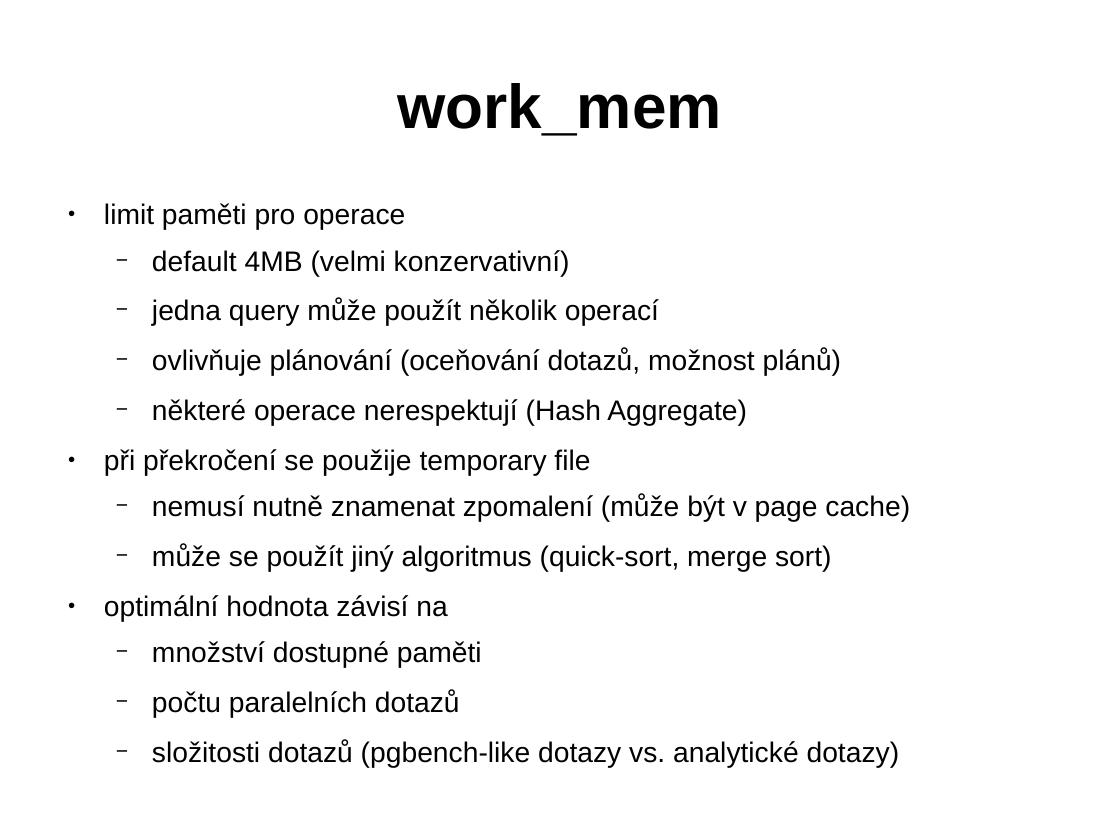
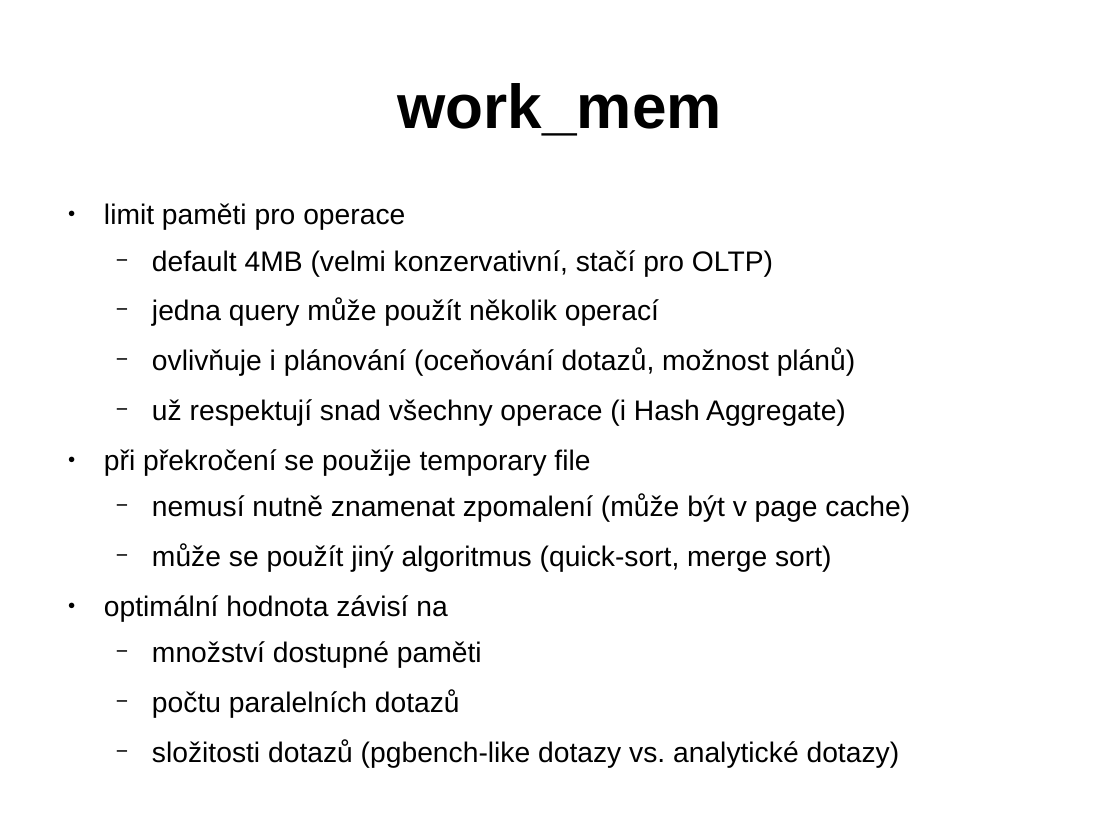
Before and after one commit to tvondra/perf_tuning_training, a slide deck: slide 11 of perf-tuning-training.odp (slide 10 before the commit). Drawn at 1120x840 pixels with LibreOffice and Linux fonts; fonts in the diff are those of the drawing. Boxes give left, top, right and bottom in pixels: in the first picture for what was removed or moved away, otherwise in the second. Text is boxed around its words. In the diff, an @@ line names an element or a change of style, - is before the commit and + after.

```diff
--- a/perf-tuning-training.odp
+++ b/perf-tuning-training.odp
@@ text at (152,250,773,277): text changed @@
-  − default 4MB (velmi konzervativní)
+  − default 4MB (velmi konzervativní, stačí pro OLTP)
@@ text at (152,348,856,426): text changed @@
-  − ovlivňuje plánování (oceňování dotazů, možnost plánů)
-  − některé operace nerespektují (Hash Aggregate)
+  − ovlivňuje i plánování (oceňování dotazů, možnost plánů)
+  − už respektují snad všechny operace (i Hash Aggregate)
```
Also in this commit, not shown: 14 other slides changed, 2 slides added, 2 other files.
